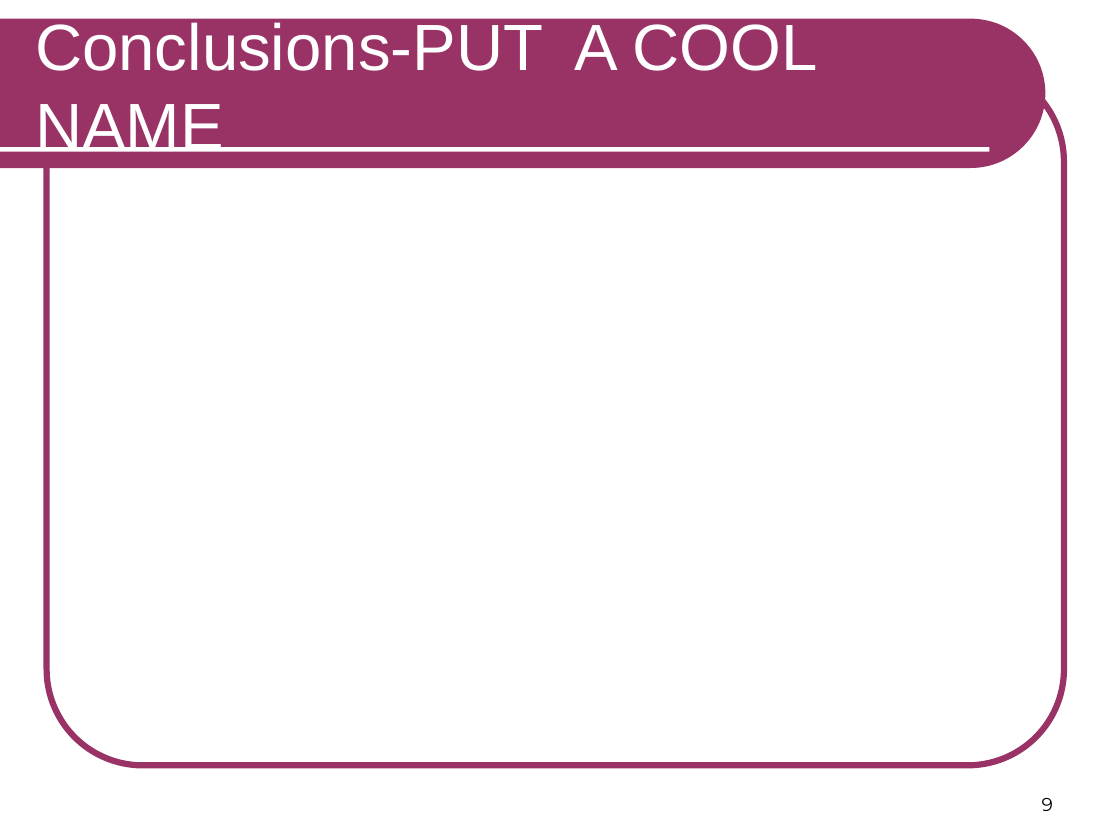
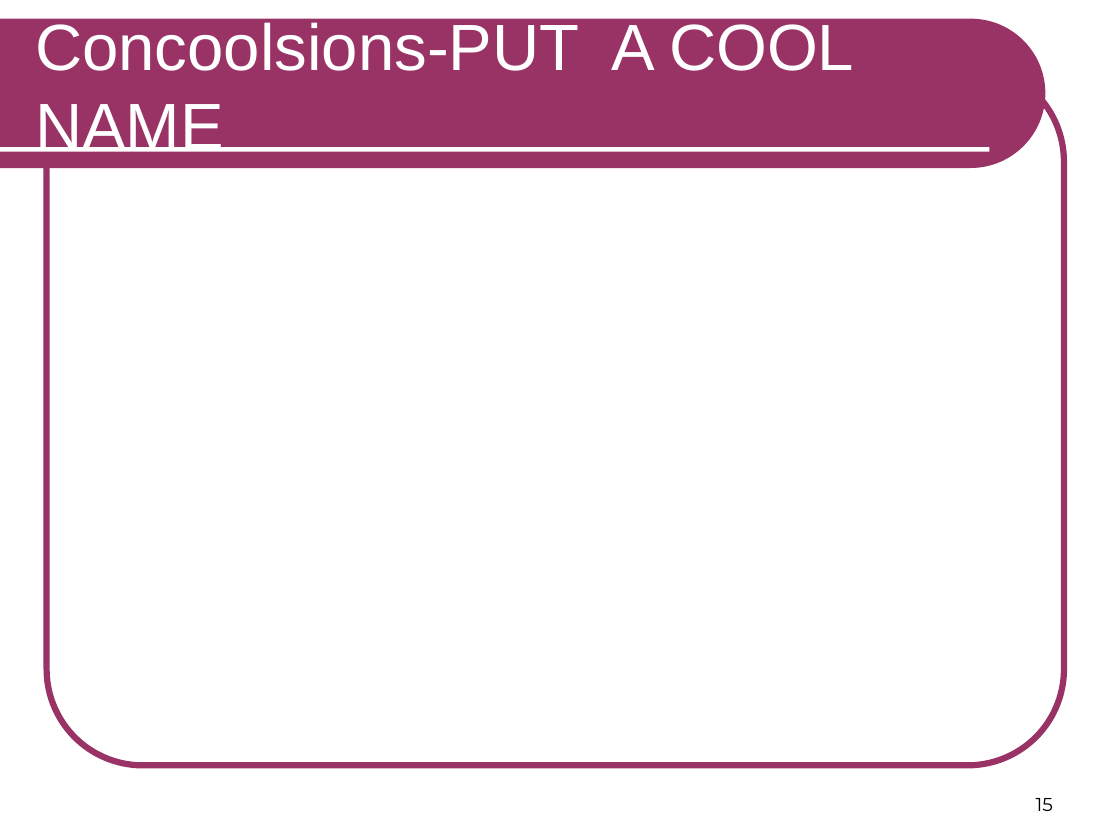
Before and after one commit to RSIP/SSI-SemanticSegmentation, a slide deck: slide 15 of template_slides.ppt (slide 9 before the commit). Drawn at 1120x840 pixels with LibreOffice and Linux fonts; fonts in the diff are those of the drawing. Boxes give left, top, right and bottom in pixels: in the first picture for what was removed or moved away, otherwise in the second. Text is boxed around its words. In the diff, an @@ line names an element or a change of style, - is before the commit and + after.

```diff
--- a/template_slides.ppt
+++ b/template_slides.ppt
@@ title at box(35, 22, 854, 152): text changed @@
-Conclusions-PUT A COOL NAME
+Concoolsions-PUT A COOL NAME
@@ page number at box(1036, 798, 1053, 811): text changed @@
-9
+15
```
Also in this commit, not shown: 3 other slides changed, 9 slides added, 3 slides removed.
